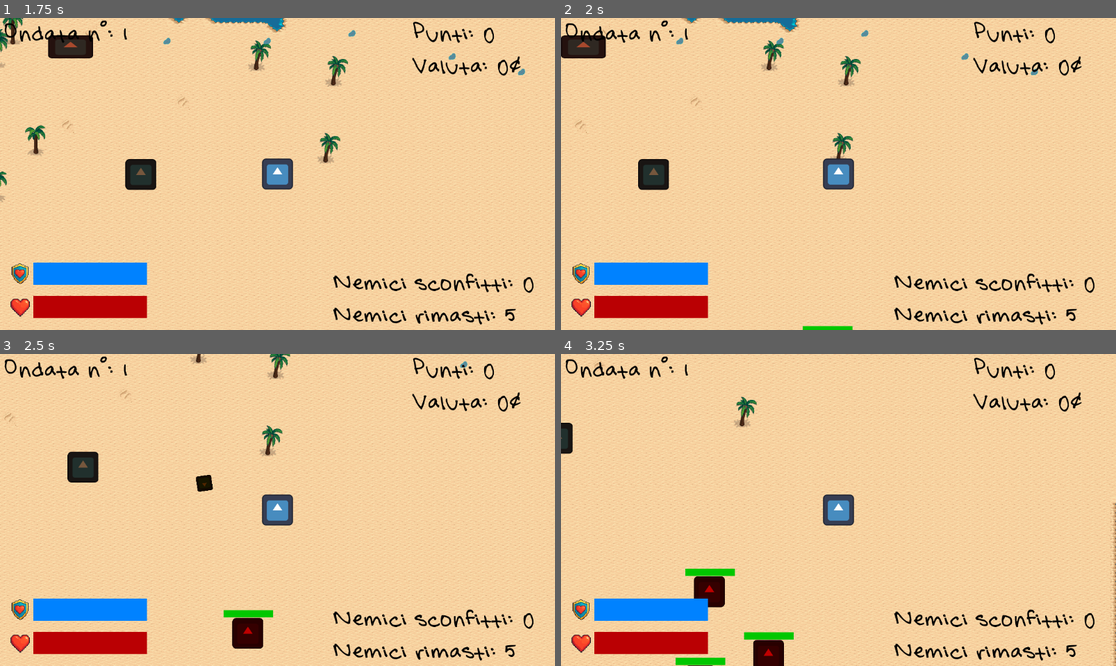
Above: before the commit, frames 1-4 (two rows, left to right).
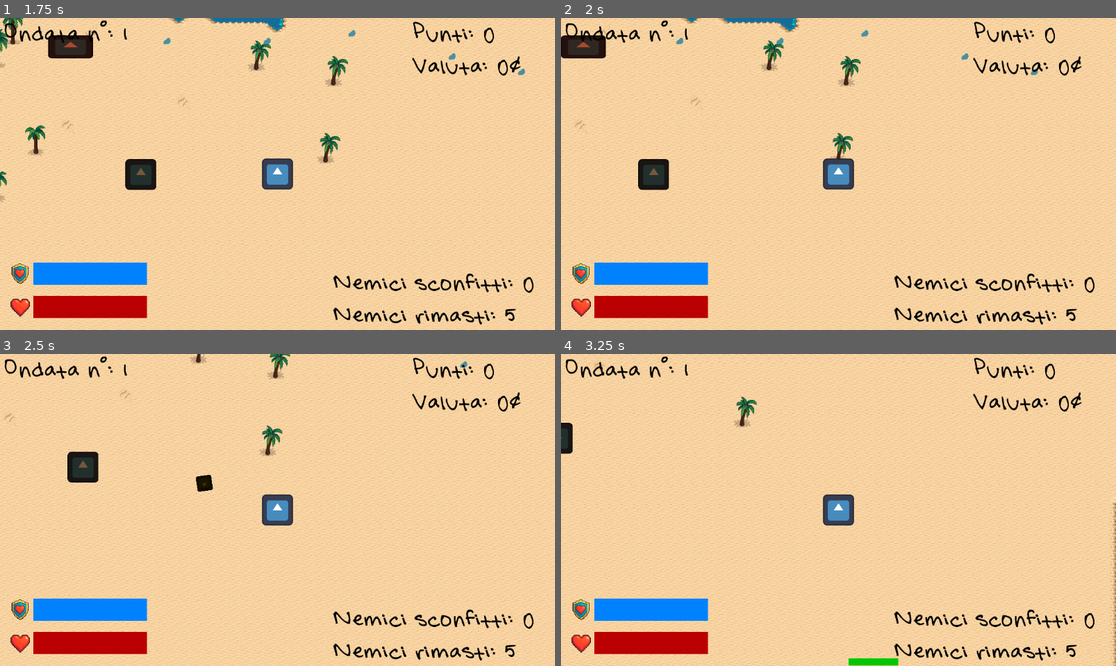
Above: after the commit, the same moments.

Repository: xMarcoMax/BeatchSlash
Game: Godot game, scene res://Scenes/main_menu.tscn
Same seed, same stepped clock (60 frames per second), same inputs: the game is played once before the commit and once after it. The engine's default icon, where the game draws it, is replaced by a stand-in: a white triangle on a blue panel in a dark square.
Inputs (mouse positions are in pixels of both pictures, inside the frame that each line leads up to):
- Up to frame 1 (1.75 s): click "Nuovo Gioco" at 0.5 s; tap Enter at 1.25 s; move the mouse to (399, 158) at 1.27 s; hold Right (ui_right) from 1.28 s (still down); hold Space (run) from 1.28 s (still down)
- Up to frame 2 (2 s): keep holding Right (ui_right); keep holding Space (run)
- Up to frame 3 (2.5 s): move the mouse to (166, 525) at 2.02 s; release Right (ui_right) at 2.03 s; release Space (run) at 2.03 s; hold Down (ui_down) from 2.03 s (still down); right-click (166, 525) at 2.1 s
- Up to frame 4 (3.25 s): move the mouse to (894, 441) at 2.77 s; release Down (ui_down) at 2.78 s; hold Right (ui_right) from 2.78 s (still down); hold Space (run) from 2.78 s (still down)

Frame 1 is identical in both runs. In frame 2, 0.1% of the frame differs, in the area x 43-53%, y 98-100%; in frame 3, 0.8%; in frame 4, 1.9%, in the area x 20-61%, y 68-100%.
Error before the commit: Cannot call method 'instantiate' on a null value. (res://Scripts/upgrades_purchase.gd:75)

Commit message:
Upgrade Godot 4.7, fix spawn area, segnali acquisti separati

Diff:
--- a/Scenes/upgrades_purchase.tscn
+++ b/Scenes/upgrades_purchase.tscn
@@ -9,10 +9,10 @@
 [sub_resource type="StyleBoxFlat" id="StyleBoxFlat_njbm1"]
 bg_color = Color(0.13, 0.13, 0.13, 1)
 
-[node name="UpgradesPurchase" type="CanvasLayer"]
+[node name="UpgradesPurchase" type="CanvasLayer" unique_id=1911833783]
 script = ExtResource("1_njbm1")
 
-[node name="Panel" type="Panel" parent="."]
+[node name="Panel" type="Panel" parent="." unique_id=978963612]
 anchors_preset = -1
 anchor_left = 0.171007
 anchor_top = 0.101852
@@ -26,7 +26,7 @@
 grow_vertical = 2
 theme_override_styles/panel = SubResource("StyleBoxFlat_xats4")
 
-[node name="ShopName" type="Label" parent="Panel"]
+[node name="ShopName" type="Label" parent="Panel" unique_id=667777481]
 layout_mode = 1
 anchors_preset = 5
 anchor_left = 0.5
@@ -40,7 +40,7 @@
 text = "Nome Negozio SrL"
 horizontal_alignment = 1
 
-[node name="TabContainer" type="TabContainer" parent="Panel"]
+[node name="TabContainer" type="TabContainer" parent="Panel" unique_id=640416886]
 layout_mode = 1
 anchors_preset = 15
 anchor_right = 1.0
@@ -53,11 +53,11 @@
 tab_alignment = 1
 current_tab = 0
 
-[node name="Player" type="Control" parent="Panel/TabContainer"]
+[node name="Player" type="Control" parent="Panel/TabContainer" unique_id=285992377]
 layout_mode = 2
 metadata/_tab_index = 0
 
-[node name="ScrollContainer" type="ScrollContainer" parent="Panel/TabContainer/Player"]
+[node name="ScrollContainer" type="ScrollContainer" parent="Panel/TabContainer/Player" unique_id=1134513335]
 layout_mode = 1
 anchors_preset = 15
 anchor_right = 1.0
@@ -66,16 +66,16 @@
 grow_horizontal = 2
 grow_vertical = 2
 
-[node name="GridContainer" type="GridContainer" parent="Panel/TabContainer/Player/ScrollContainer"]
+[node name="GridContainer" type="GridContainer" parent="Panel/TabContainer/Player/ScrollContainer" unique_id=87243826]
 layout_mode = 2
 columns = 4
 
-[node name="Target" type="Control" parent="Panel/TabContainer"]
+[node name="Target" type="Control" parent="Panel/TabContainer" unique_id=818570967]
 visible = false
 layout_mode = 2
 metadata/_tab_index = 1
 
-[node name="ScrollContainer" type="ScrollContainer" parent="Panel/TabContainer/Target"]
+[node name="ScrollContainer" type="ScrollContainer" parent="Panel/TabContainer/Target" unique_id=1743554541]
 layout_mode = 1
 anchors_preset = 15
 anchor_right = 1.0
@@ -84,18 +84,18 @@
 grow_horizontal = 2
 grow_vertical = 2
 
-[node name="GridContainer" type="GridContainer" parent="Panel/TabContainer/Target/ScrollContainer"]
+[node name="GridContainer" type="GridContainer" parent="Panel/TabContainer/Target/ScrollContainer" unique_id=707363366]
 layout_mode = 2
 size_flags_horizontal = 3
 size_flags_vertical = 3
 columns = 4
 
-[node name="Bonus" type="Control" parent="Panel/TabContainer"]
+[node name="Bonus" type="Control" parent="Panel/TabContainer" unique_id=958513725]
 visible = false
 layout_mode = 2
 metadata/_tab_index = 2
 
-[node name="ScrollContainer" type="ScrollContainer" parent="Panel/TabContainer/Bonus"]
+[node name="ScrollContainer" type="ScrollContainer" parent="Panel/TabContainer/Bonus" unique_id=678750103]
 layout_mode = 1
 anchors_preset = 15
 anchor_right = 1.0
@@ -104,11 +104,11 @@
 grow_horizontal = 2
 grow_vertical = 2
 
-[node name="GridContainer" type="GridContainer" parent="Panel/TabContainer/Bonus/ScrollContainer"]
+[node name="GridContainer" type="GridContainer" parent="Panel/TabContainer/Bonus/ScrollContainer" unique_id=982203339]
 layout_mode = 2
 columns = 4
 
-[node name="Button" type="Button" parent="Panel"]
+[node name="Button" type="Button" parent="Panel" unique_id=1496068442]
 layout_mode = 1
 anchors_preset = 7
 anchor_left = 0.5
--- a/Scripts/Autoload/SignalManager.gd
+++ b/Scripts/Autoload/SignalManager.gd
@@ -6,7 +6,11 @@
 #Segnali del nemico e del player
 signal defeated
 signal attack_target
-signal item_purchased(data)
+
+#Segnali per l'acquisto per Target, Player, Bonus
+signal item_target_purchased(data)
+signal item_player_purchased(data)
+signal item_bonus_purchased(data)
 
 #Segnali per l'hud
 signal update_health_shield(health, shield)
--- a/Scripts/boyfriend.gd
+++ b/Scripts/boyfriend.gd
@@ -14,7 +14,7 @@
 func _ready():
 	max_hp = hp
 	max_shield = shield
-	SignalManager.item_purchased.connect(_apply_bonus)
+	SignalManager.item_target_purchased.connect(_apply_bonus)
 	area.body_entered.connect(_on_body_entered)
 
 func _on_body_entered(body):
--- a/Scripts/enemy_spawn.gd
+++ b/Scripts/enemy_spawn.gd
@@ -4,17 +4,16 @@
 
 # Called when the node enters the scene tree for the first time.
 func _ready():
-	var left_spawn: CollisionShape2D = $LeftSpawn
-	var bottom_spawn: CollisionShape2D = $BottomSpawn
-	var right_spawn: CollisionShape2D = $RightSpawn
-
-	spawn_areas = [left_spawn, bottom_spawn, right_spawn]
+	spawn_areas = []
+	for child in get_children():
+		if child is CollisionShape2D:
+			spawn_areas.append(child)
 
 func calculate_spawn_point():
 	var spawn_area: CollisionShape2D = spawn_areas.pick_random()
 	var shape = spawn_area.shape
-	var center = spawn_area.position
-	var size = shape.extents
+	var center = spawn_area.global_position
+	var size = shape.size/2.0
 
 	var spawn_point = Vector2(
 		randf_range(center.x - size.x, center.x + size.x),
--- a/Scripts/level.gd
+++ b/Scripts/level.gd
@@ -60,7 +60,6 @@
 		var spawn = enemy.instantiate()
 		spawn.position = spawn_point
 		add_child(spawn)
-		SignalManager.defeated.connect(_on_defeated)
 		spawn.set_spawn_values(target,
 			Formulas.calculate("health", wave, base_enemy_health),
 			Formulas.calculate("damage", wave, base_enemy_damage)
@@ -100,6 +99,7 @@
 
 func set_signals():
 	SignalManager.game_over.connect(_on_game_over)
+	SignalManager.defeated.connect(_on_defeated)
 
 func set_variables():
 	total_enemies = base_enemy_number
--- a/Scripts/upgrades_purchase.gd
+++ b/Scripts/upgrades_purchase.gd
@@ -52,11 +52,19 @@
 	var item = button.get_parent().get_parent()
 	var data = item.get_data()
 
-	SignalManager.item_purchased.emit(data)
+	match data["category"]:
+		"Player":
+			SignalManager.item_player_purchased.emit(data)
+		"Target":
+			SignalManager.item_target_purchased.emit(data)
+		"Bonus":
+			SignalManager.item_bonus_purchased.emit(data)
+
+
 
 func load_item_file():
 	var file = FileAccess.open("res://Files/item_list.csv", FileAccess.READ)
-	var item_scene: PackedScene = load("res://Objects/Items/Beach/Target/item.tscn")
+	var item_scene: PackedScene = load("res://Objects/Items/item.tscn")
 	file.get_csv_line(";")
 
 	while not file.eof_reached():
--- a/project.godot
+++ b/project.godot
@@ -8,11 +8,15 @@
 
 config_version=5
 
+[animation]
+
+compatibility/default_parent_skeleton_in_mesh_instance_3d=true
+
 [application]
 
 config/name="Beatch Slash!"
 run/main_scene="uid://cwwo0tn1cydle"
-config/features=PackedStringArray("4.4", "Mobile")
+config/features=PackedStringArray("4.7", "Mobile")
 config/icon="res://Assets/icon.svg"
 
 [autoload]
Not shown: 1 places in Scenes/upgrades_purchase.tscn that only renumber resources
